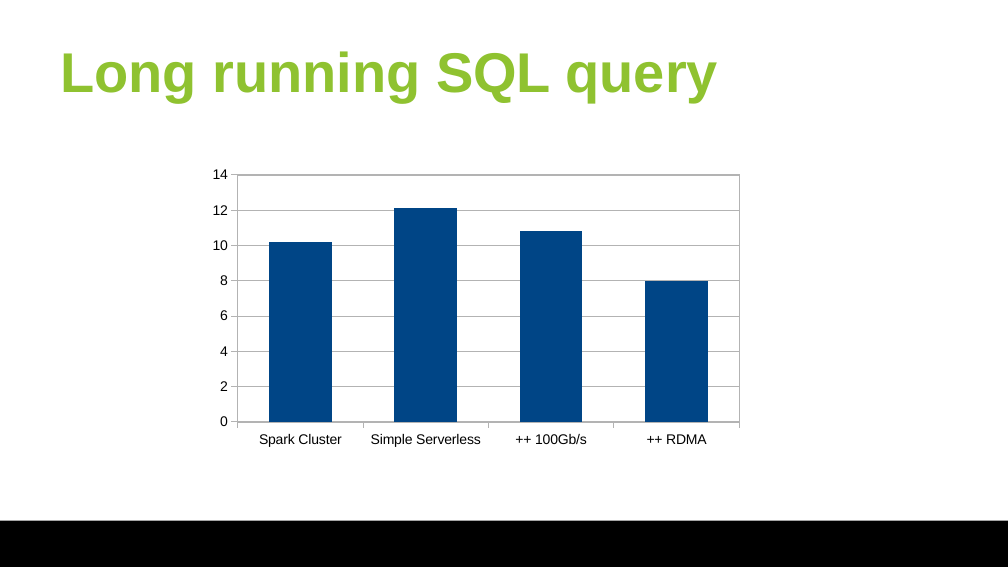
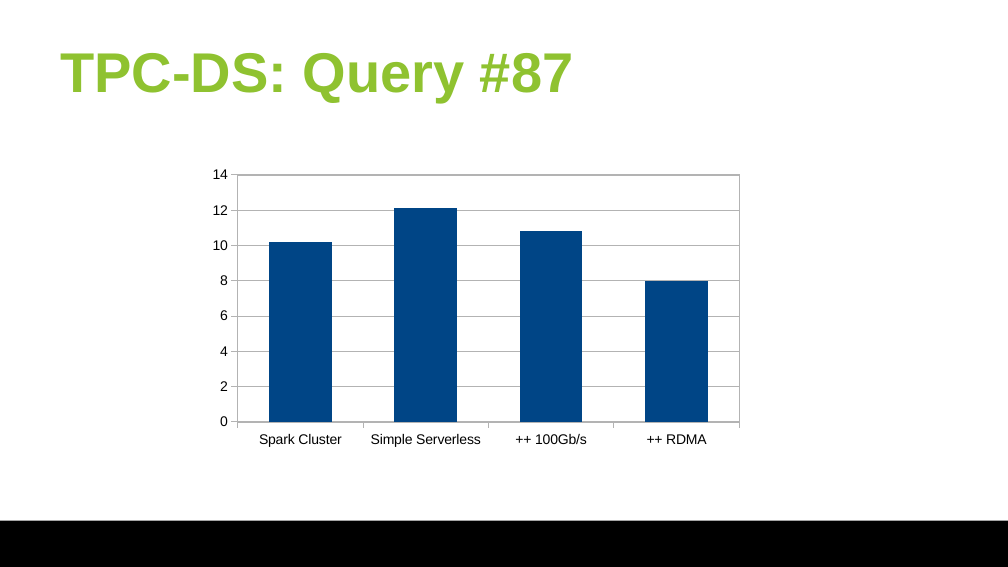
Before and after one commit to huangyibo/spark-summit-18, a slide deck: slide 41 of slides/spark-summit-18.odp (slide 40 before the commit). Drawn at 1008x567 pixels with LibreOffice and Linux fonts; fonts in the diff are those of the drawing; background and template pictures are left out. Boxes give left, top, right and bottom in pixels: in the first picture for what was removed or moved away, otherwise in the second. Text is boxed around its words. In the diff, an @@ line names an element or a change of style, - is before the commit and + after.

```diff
--- a/slides/spark-summit-18.odp
+++ b/slides/spark-summit-18.odp
@@ title at (x1=61, y1=53, x2=573, y2=102): text changed @@
-Long running SQL query
+TPC-DS: Query #87
```
Also in this commit, not shown: 1 other slide changed, 2 slides added, 1 slide removed, 1 other file.
